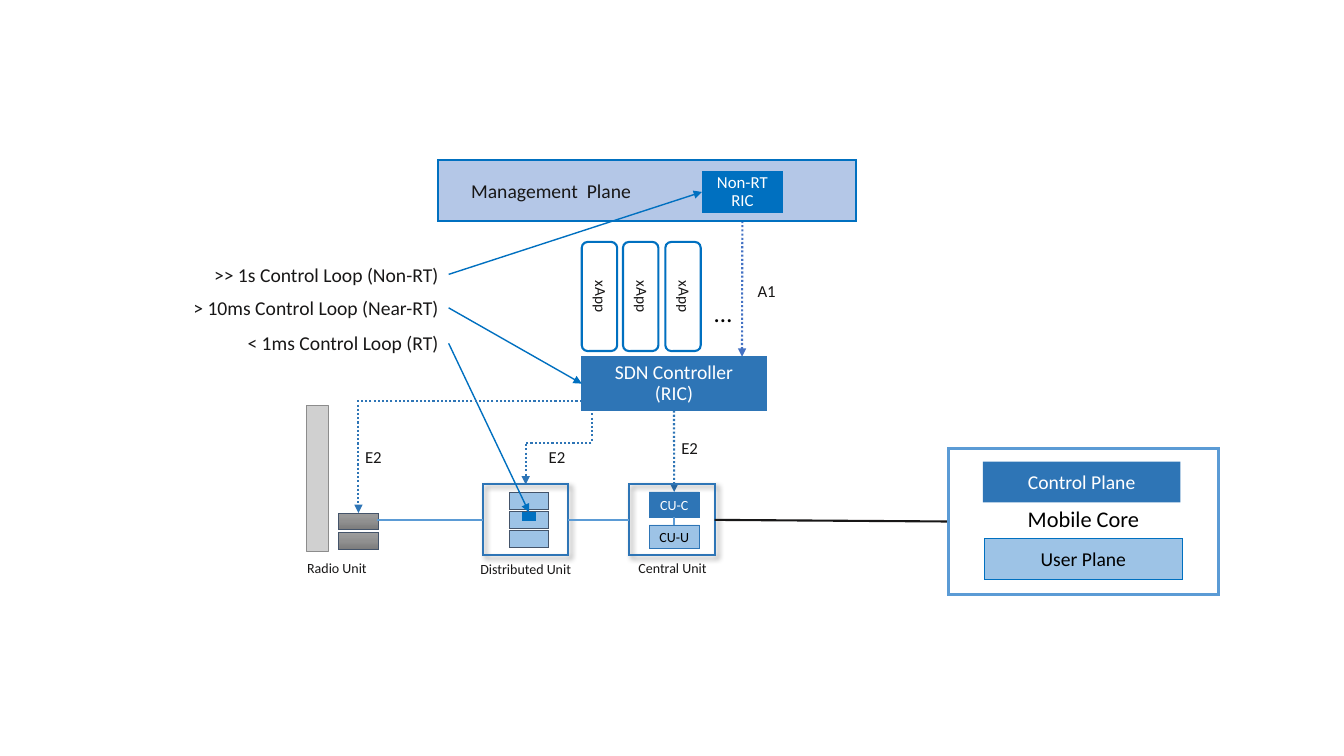
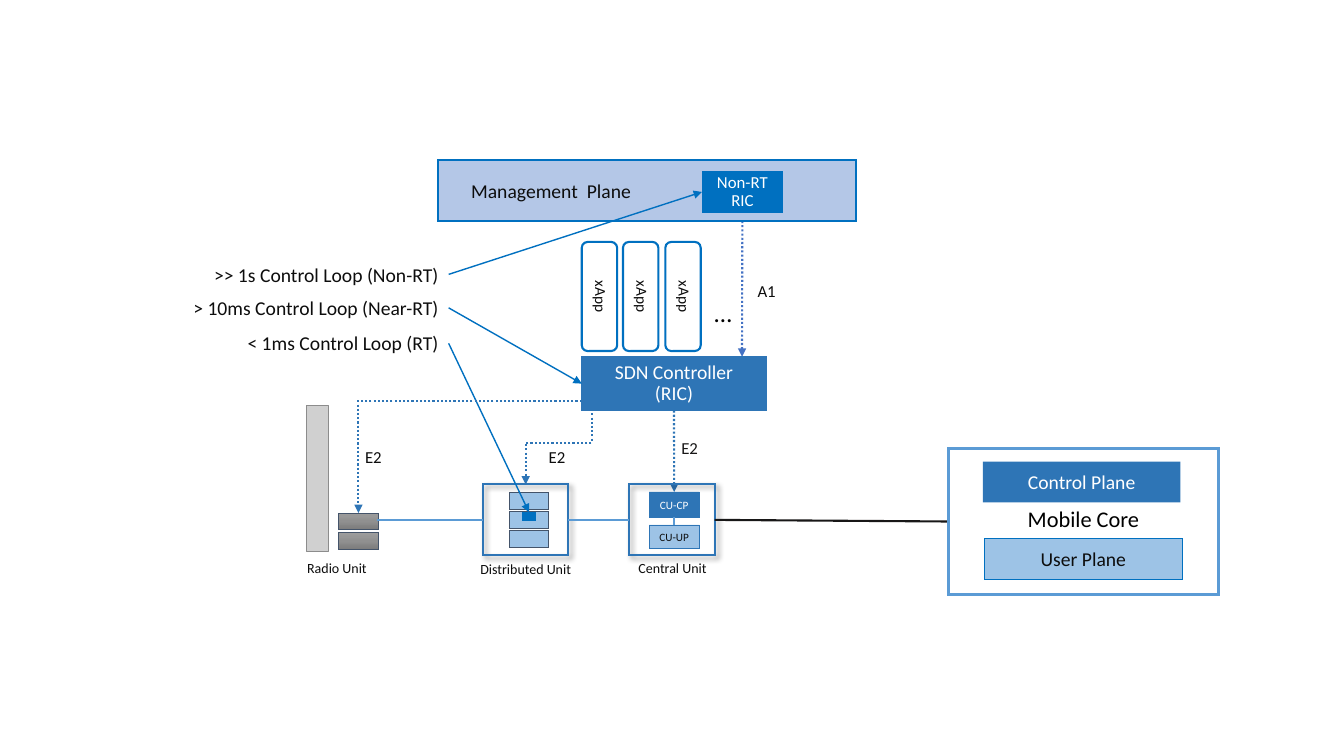
Before and after one commit to SystemsApproach/private5g, a slide deck: slide 9 of figures/sdn/figures.pptx. Drawn at 1344x756 pixels with LibreOffice and Linux fonts; fonts in the diff are those of the drawing; grey boxes stand for pictures. Boxes give left, top, right and bottom in pixels: in the first picture for what was removed or moved away, otherwise in the second. Text is boxed around its words. In the diff, an @@ line names an element or a change of style, - is before the commit and + after.

```diff
--- a/figures/sdn/figures.pptx
+++ b/figures/sdn/figures.pptx
@@ text in rectangle at <box>660,501,688,509</box>: text changed; size 10 to 8 pt @@
-CU-C
+CU-CP
@@ text in rectangle at <box>659,533,689,541</box>: text changed; size 10 to 8 pt; text colour #000000 to #0D0D0D @@
-CU-U
+CU-UP
```
Also in this commit, not shown: 9 other slides changed, 9 other files.
